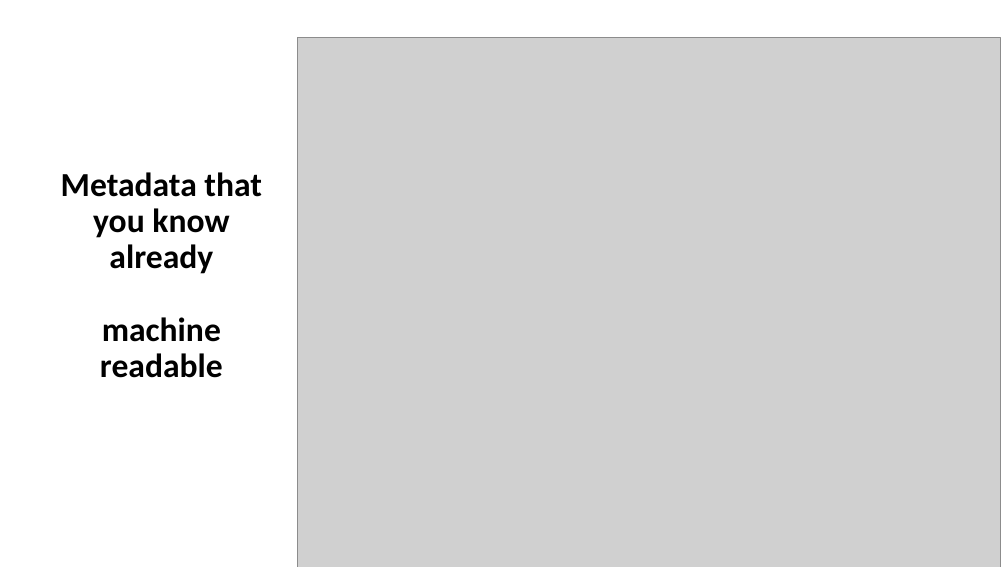
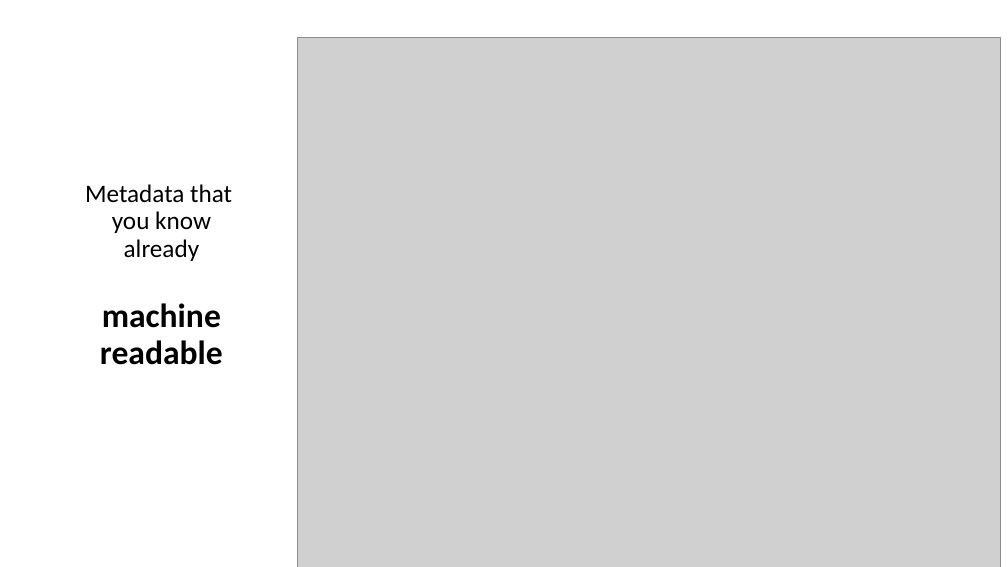
Before and after one commit to tibbben/teaching.data.literacy, a slide deck: slide 14 of UM_DataManagementClass/Lessons/08/08_FirstMeeting.pptx (slide 16 before the commit). Drawn at 1008x567 pixels with LibreOffice and Linux fonts; fonts in the diff are those of the drawing; grey boxes stand for pictures. Boxes give left, top, right and bottom in pixels: in the first picture for what was removed or moved away, otherwise in the second. Text is boxed around its words. In the diff, an @@ line names an element or a change of style, - is before the commit and + after.

```diff
--- a/UM_DataManagementClass/Lessons/08/08_FirstMeeting.pptx
+++ b/UM_DataManagementClass/Lessons/08/08_FirstMeeting.pptx
@@ title "Metadata that you know already ..." at <box>85,184,232,365</box>: size 32 to 24 pt, bold off in "Metadata that you know already" @@
```
Also in this commit, not shown: 5 other slides changed, 5 slides added, 1 slide removed, 3 other files.
